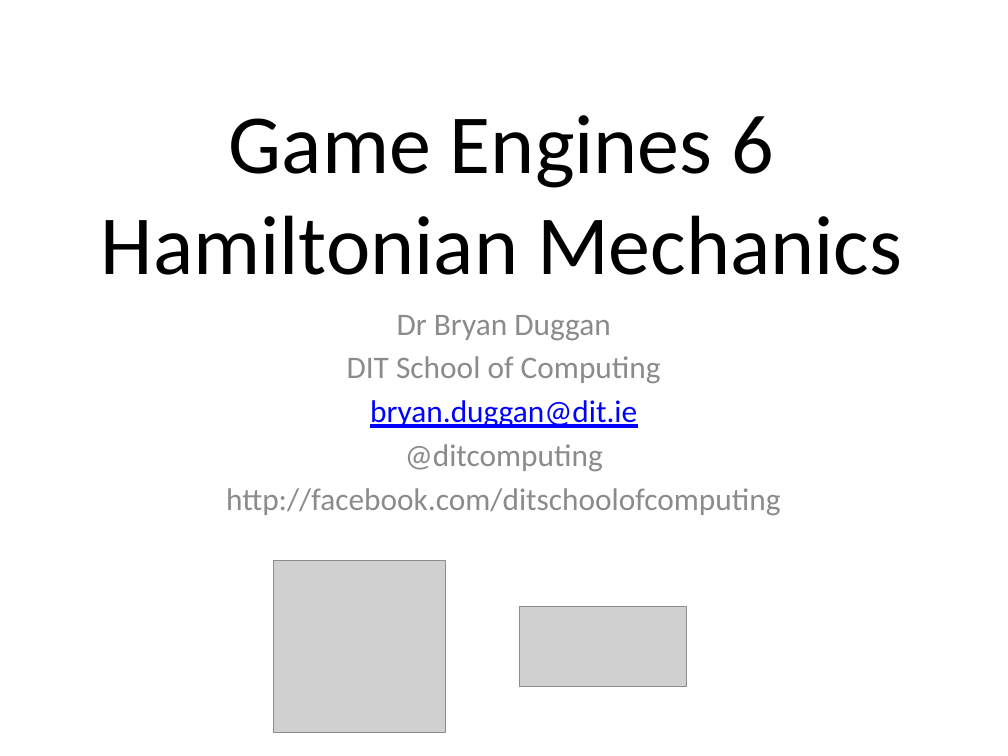
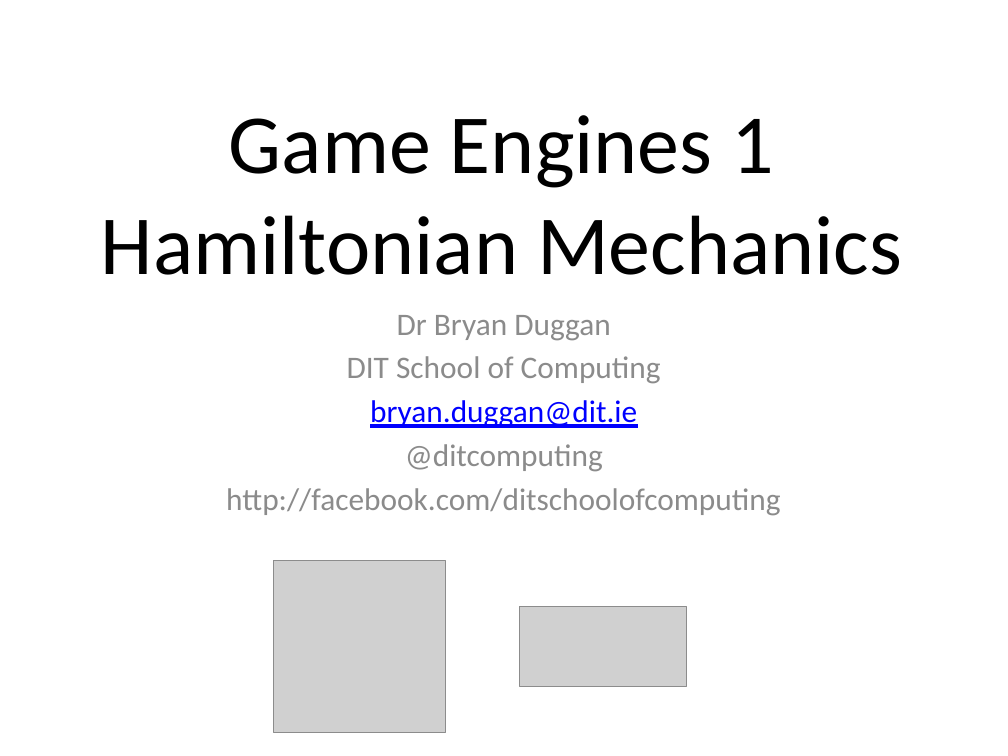
Before and after one commit to skooter500/BGE-V1, a slide deck: slide 1 of Lectures/Game Engines 7.pptx. Drawn at 1008x756 pixels with LibreOffice and Linux fonts; fonts in the diff are those of the drawing; grey boxes stand for pictures. Boxes give left, top, right and bottom in pixels: in the first picture for what was removed or moved away, otherwise in the second. Text is boxed around its words. In the diff, an @@ line names an element or a change of style, - is before the commit and + after.

```diff
--- a/Lectures/Game Engines 7.pptx
+++ b/Lectures/Game Engines 7.pptx
@@ text at (x1=229, y1=115, x2=774, y2=188): text changed @@
-Game Engines 6
+Game Engines 1
```
Also in this commit, not shown: 8 other files.
